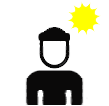
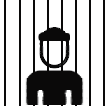
Layered file, before and after one edit (109x106). Changes by layer:
added layer "fond" above "Calque copié #3" over (4, 0, 105, 106)
hid "Calque copié #5", painted on it over (67, 0, 101, 38)
